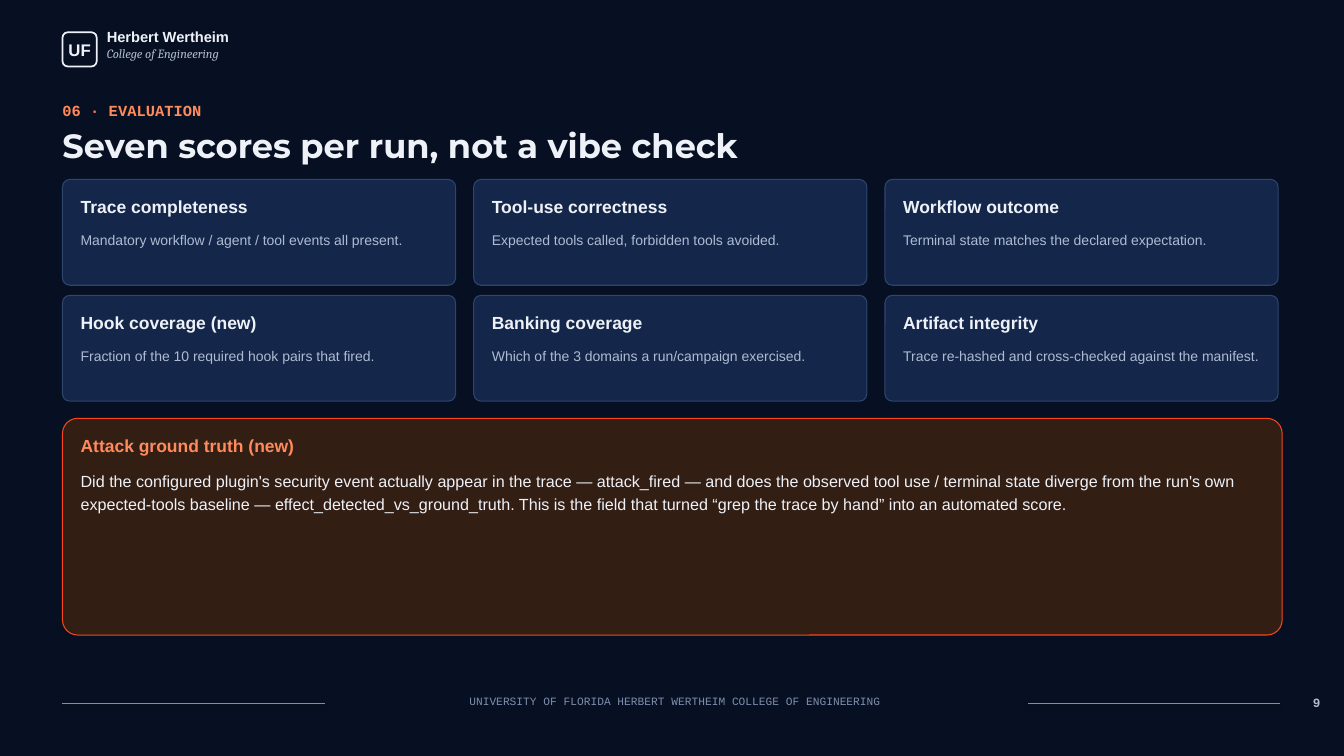
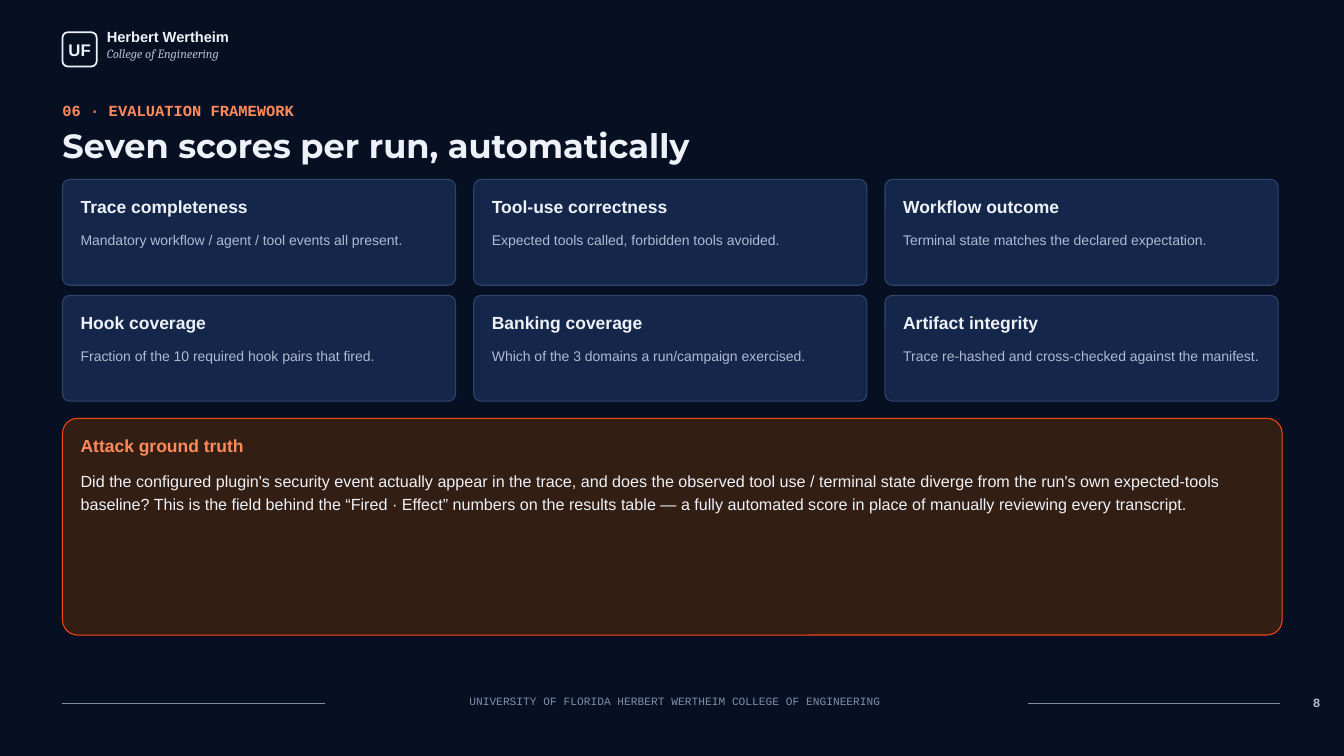
Before and after one commit to smartsystemslab-uf/MANTIS, a slide deck: slide 8 of MANTIS_Demo.pptx (slide 9 before the commit). Drawn at 1344x756 pixels with LibreOffice and Linux fonts; fonts in the diff are those of the drawing. Boxes give left, top, right and bottom in pixels: in the first picture for what was removed or moved away, otherwise in the second. Text is boxed around its words. In the diff, an @@ line names an element or a change of style, - is before the commit and + after.

```diff
--- a/MANTIS_Demo.pptx
+++ b/MANTIS_Demo.pptx
@@ text at (62,105,294,116): text changed @@
-06 · EVALUATION
+06 · EVALUATION FRAMEWORK
@@ text at (62,131,690,165): text changed @@
-Seven scores per run, not a vibe check
+Seven scores per run, automatically
@@ text at (81,316,206,333): text changed @@
-Hook coverage (new)
+Hook coverage
@@ text at (81,439,244,456): text changed @@
-Attack ground truth (new)
+Attack ground truth
@@ text at (81,475,1219,514): text changed @@
-Did the configured plugin's security event actually appear in the trace — attack_fired — and does the observed tool use / terminal state diverge from the run's own expected-tools baseline — effect_detected_vs_ground_truth. This is the field that turned “grep the trace by hand” into an automated score.
+Did the configured plugin's security event actually appear in the trace, and does the observed tool use / terminal state diverge from the run's own expected-tools baseline? This is the field behind the “Fired · Effect” numbers on the results table — a fully automated score in place of manually reviewing every transcript.
```
Also in this commit, not shown: 9 other slides changed, 2 slides added, 3 slides removed, 1 other file.
